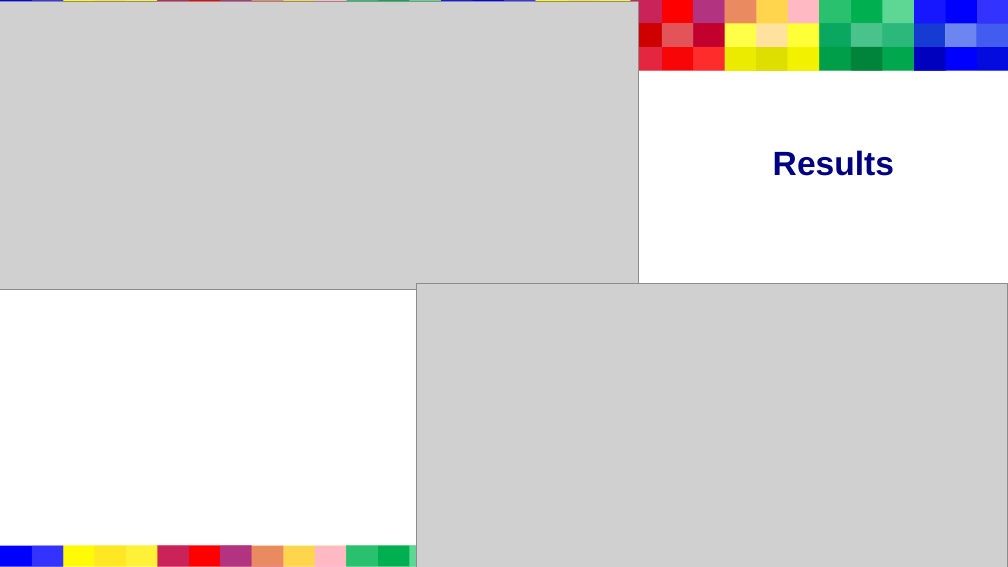
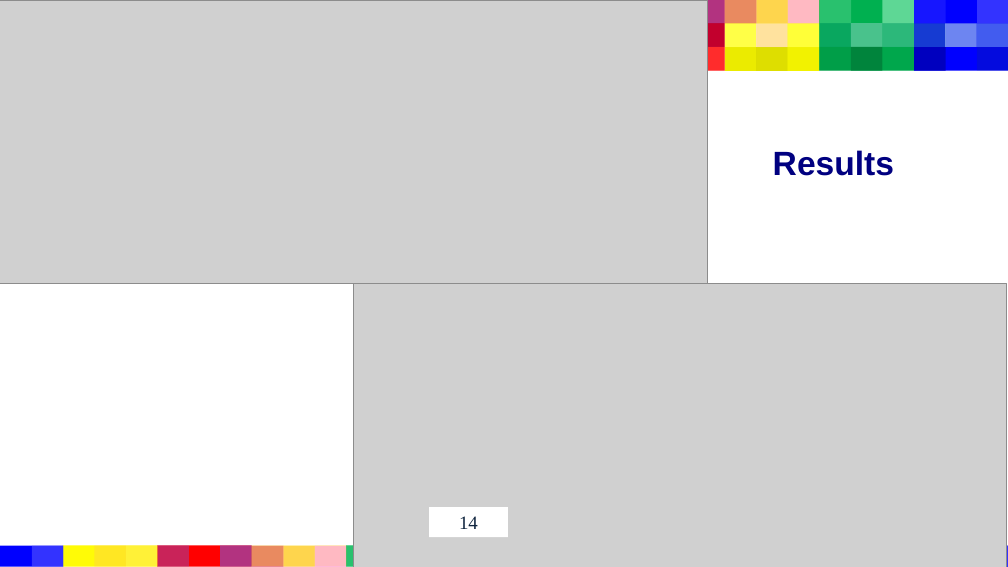
Before and after one commit to Filipe-Cavalheiro/TAPDI, a slide deck: slide 14 of Paper_Presentation.pptx (slide 13 before the commit). Drawn at 1008x567 pixels with LibreOffice and Linux fonts; fonts in the diff are those of the drawing; grey boxes stand for pictures. Boxes give left, top, right and bottom in pixels: in the first picture for what was removed or moved away, otherwise in the second. Text is boxed around its words. In the diff, an @@ line names an element or a change of style, - is before the commit and + after.

```diff
--- a/Paper_Presentation.pptx
+++ b/Paper_Presentation.pptx
@@ picture: place and size @@
-picture at bbox=[0, 2, 639, 290]
+picture at bbox=[0, 0, 708, 284]
@@ group removed at bbox=[631, 23, 693, 70]: 4 rectangles @@
@@ picture: place and size @@
-picture at bbox=[417, 284, 1008, 567]
+picture at bbox=[353, 284, 1006, 567]
@@ page number added at bbox=[430, 507, 508, 538], fill #FFFFFF, 18 pt, text #0F243E @@
+14
@@ rectangle removed at bbox=[409, 545, 441, 566] @@
```
Also in this commit, not shown: 14 other slides changed, 1 slide added, 1 other file.
